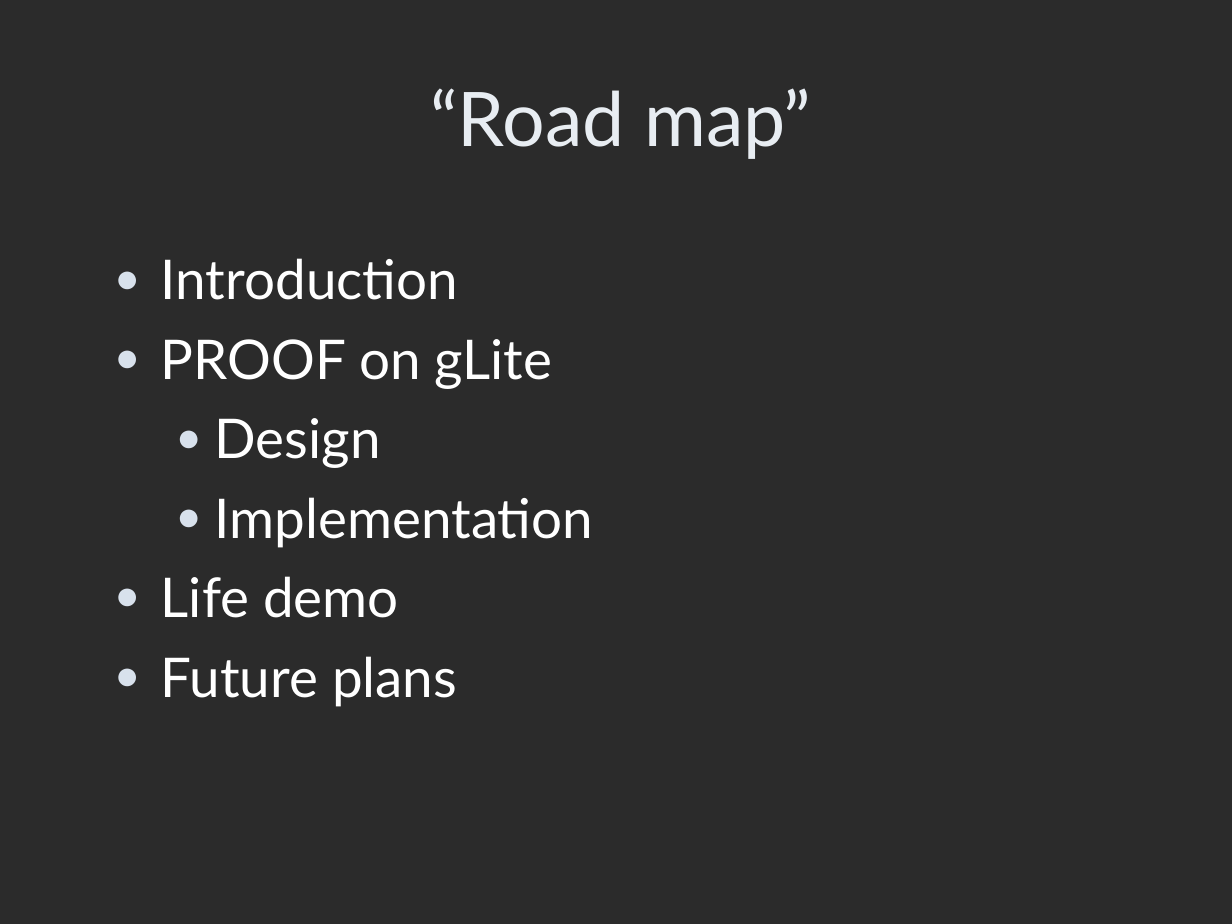
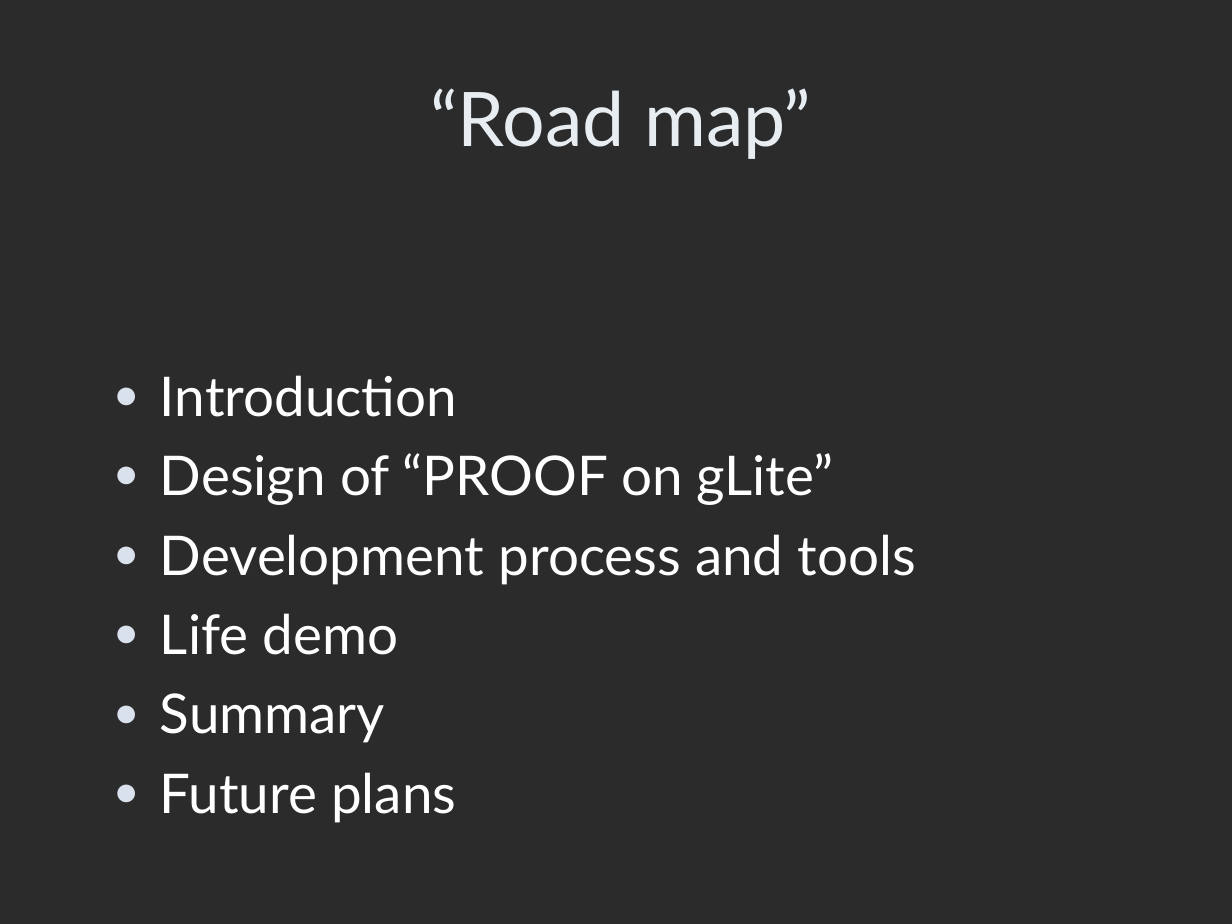
Before and after one commit to AnarManafov/PoDDocumentation, a slide deck: slide 2 of HEPCG-Workshops/2007-Jun/HEPCG-Workshops-2007-Jun(GSI).ppt. Drawn at 1232x924 pixels with LibreOffice and Linux fonts; fonts in the diff are those of the drawing; background and template pictures are left out; a plain dark background stands for a picture behind light text. Boxes give left, top, right and bottom in pixels: in the first picture for what was removed or moved away, otherwise in the second. Text is boxed around its words. In the diff, an @@ line names an element or a change of style, - is before the commit and + after.

Commit message:
added: gLite - PROOF schema

```diff
--- a/HEPCG-Workshops/2007-Jun/HEPCG-Workshops-2007-Jun(GSI).ppt
+++ b/HEPCG-Workshops/2007-Jun/HEPCG-Workshops-2007-Jun(GSI).ppt
@@ text "Introduction": place and size @@
-text "Introduction" at bbox=[161, 258, 594, 707]
+text "Introduction" at bbox=[160, 375, 916, 823]
@@ text at bbox=[160, 453, 916, 585]: text changed @@
-● PROOF on gLite
-  ● Design
-  ● Implementation
+● Design of “PROOF on gLite”
+● Development process and tools
@@ text at bbox=[160, 693, 385, 743]: paragraph added @@
+● Summary
```
Also in this commit, not shown: 2 other slides changed, 5 slides added, 2 other files.
